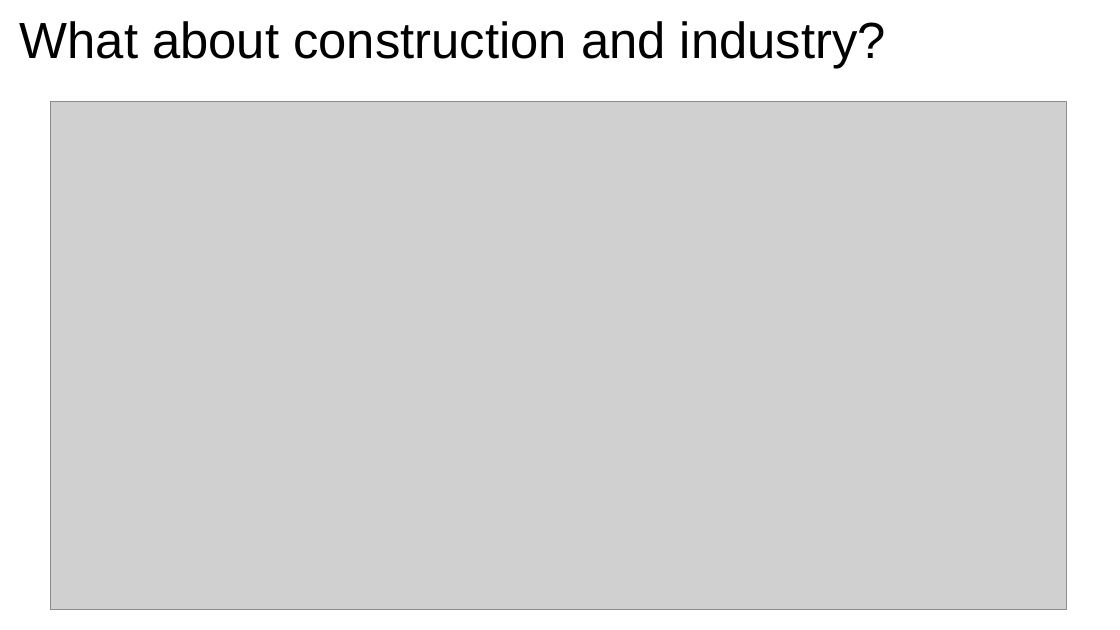
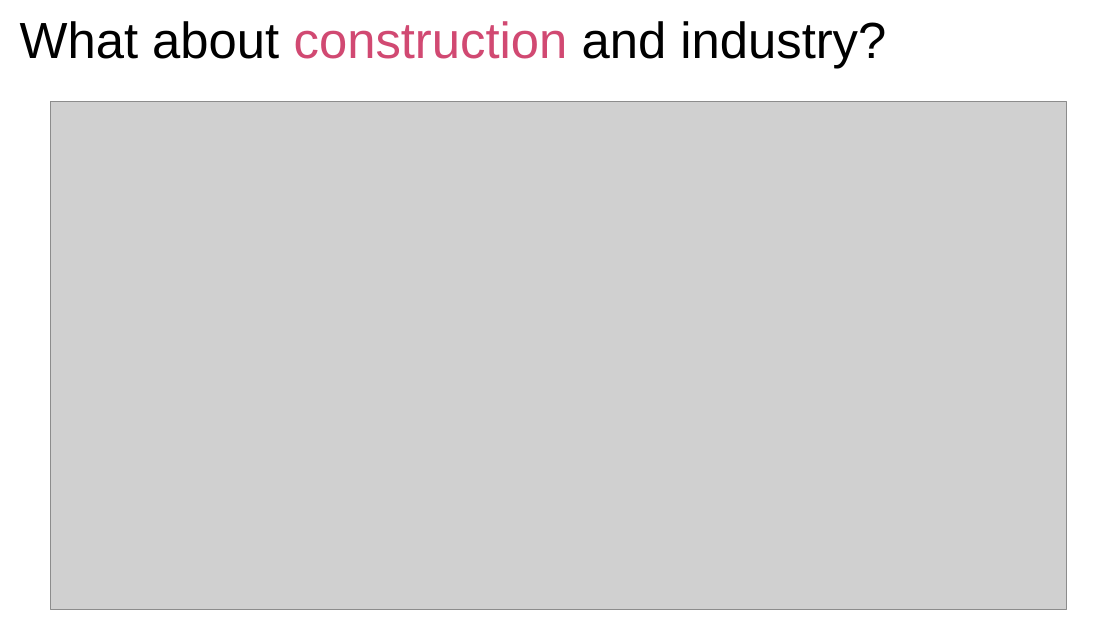
Before and after one commit to xdxdhh/czech_economy_analysis, a slide deck: slide 20 of presentation.odp (slide 12 before the commit). Drawn at 1120x630 pixels with LibreOffice and Linux fonts; fonts in the diff are those of the drawing; grey boxes stand for pictures. Boxes give left, top, right and bottom in pixels: in the first picture for what was removed or moved away, otherwise in the second. Text is boxed around its words. In the diff, an @@ line names an element or a change of style, - is before the commit and + after.

```diff
--- a/presentation.odp
+++ b/presentation.odp
@@ title "What about construction and industry?" at box(20, 21, 886, 68): text colour #000000 to #D14972 in "construction" @@
```
Also in this commit, not shown: 4 other slides changed, 14 slides added, 6 slides removed, 15 other files.
